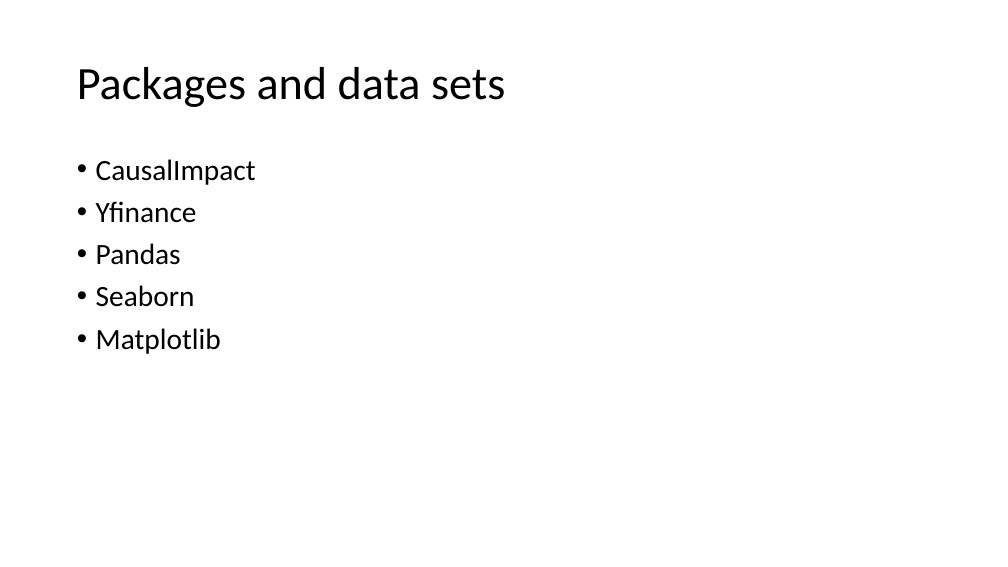
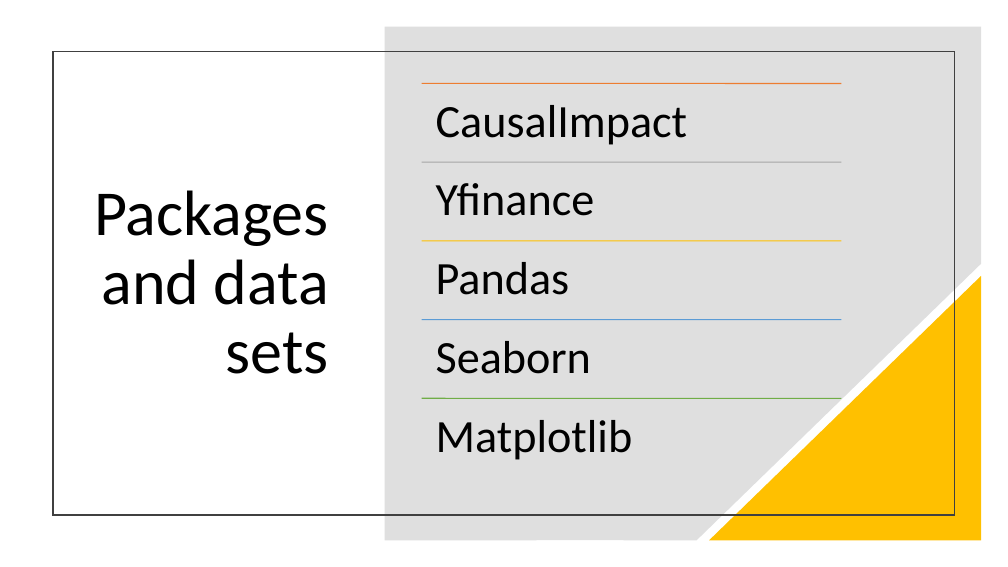
Before and after one commit to josipcurkovic/capstone23, a slide deck: slide 5 of code/Causal Impact.pptx. Drawn at 1008x567 pixels with LibreOffice and Linux fonts; fonts in the diff are those of the drawing. Boxes give left, top, right and bottom in pixels: in the first picture for what was removed or moved away, otherwise in the second. Text is boxed around its words. In the diff, an @@ line names an element or a change of style, - is before the commit and + after.

```diff
--- a/code/Causal Impact.pptx
+++ b/code/Causal Impact.pptx
@@ freeform shape added at [385,26,982,540], fill #808080 at 25% opacity @@
@@ rectangle added at [53,51,955,515], outline #404040 1.5 pt @@
@@ title "Packages and data sets": place and size @@
-title "Packages and data sets" at [77,67,505,107]
+title "Packages and data sets" at [94,190,329,374]
@@ title "Packages and data sets" at [94,190,329,374]: size 44 to 61 pt; alignment left to right @@
@@ text removed at [96,159,256,354] @@
-• CausalImpact
-• Yfinance
-• Pandas
-• Seaborn
-• Matplotlib
@@ right triangle added at [709,276,982,541], fill #FFC000 @@
@@ group added at [422,83,842,460]: 5 lines, 5 texts @@
+CausalImpact
+Yfinance
+Pandas
+Seaborn
+Matplotlib
```
Also in this commit, not shown: 5 other slides changed.
